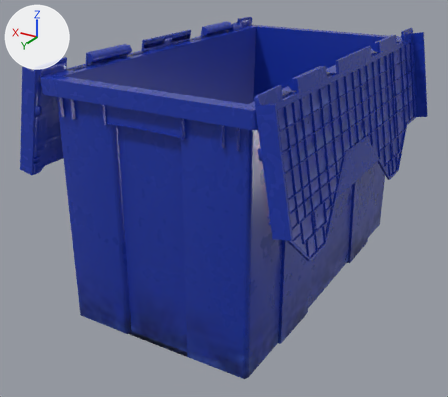
Two versions of the glTF model data/hide/m/industrial_pastic_container.glb, one commit apart.
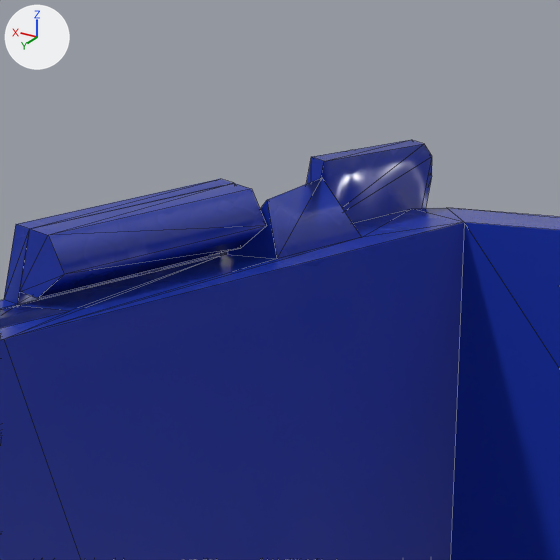
Each version appears first whole from a 50 mm lens placed at (-0.496, 0.922, 0.587), pointed at (0.029, 0.046, 0.149), and next in a close-up on the part from 45% to 60% of the width and 0% to 17% of the height. The lights are fixed; the arrows at upper left show +X, +Y and +Z. The older version's two pictures come first. The close-ups show mesh edges as thin lines. Where no turn or scale is listed for an object, it has been applied to the vertices. Vertices at exactly the same position are counted once.

Objects in the first close-up: 'industrial_pastic_container', 'industrial_pastic_container_lid_a'.
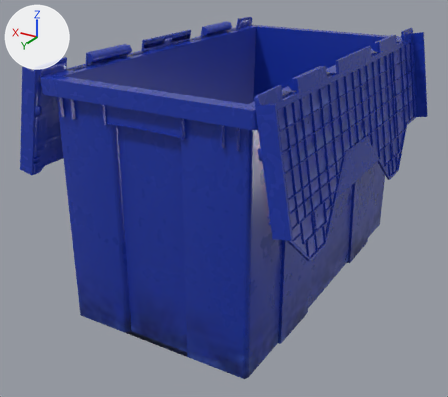
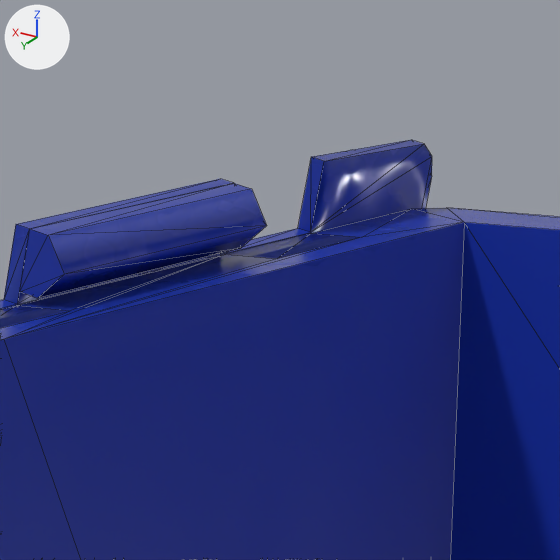
Diff of the bpy script that builds the scene:
```diff
--- a/data/hide/m/industrial_pastic_container.glb.py
+++ b/data/hide/m/industrial_pastic_container.glb.py
@@ me_cube_025 @@
 # used by ob_industrial_pastic_container; location = (0.0, 0.0, 0.0)
 # verts and faces of me_cube_025; kept vertices keep their numbers, new ones are numbered from 453
 # before: 187 (0.175, -0.253, 0.4), 189 (0.175, -0.21, 0.4) at pixel (225, 254), 230 (0.16, -0.253, 0.4) at pixel (361, 237), 231 (0.16, -0.21, 0.4) at pixel (277, 258), 435 (0.163, -0.21, 0.414) at pixel (267, 199)
 # before: 436 (0.172, -0.253, 0.414) at pixel (322, 177)
-me_cube_025.from_pydata(...)  # 453 vertices, 918 faces; spans x -0.175..0.175, y -0.313..0.313, z 0.0..0.414
+me_cube_025.from_pydata(...)  # 446 vertices, 904 faces; spans x -0.175..0.175, y -0.313..0.313, z 0.0..0.4
+# me_cube_025 part 1
+delete_vertices([435, 436])  # with the faces that use them
+faces += [(187, 231, 230), (187, 189, 231)]
+# other edits to the shape of me_cube_025 do not show in these pictures
 me_cube_025.materials.append(mat_industrial_pastic_container)
```

Where the change shows, as pixel boxes (x1, y1, x2, y2) in the close-ups (560 x 560 px):
'industrial_pastic_container', reshaped: before (0, 178, 560, 560); after (0, 208, 560, 560)
part 1 of me_cube_025, cut back: before (226, 178, 362, 259); after (228, 233, 362, 259)
